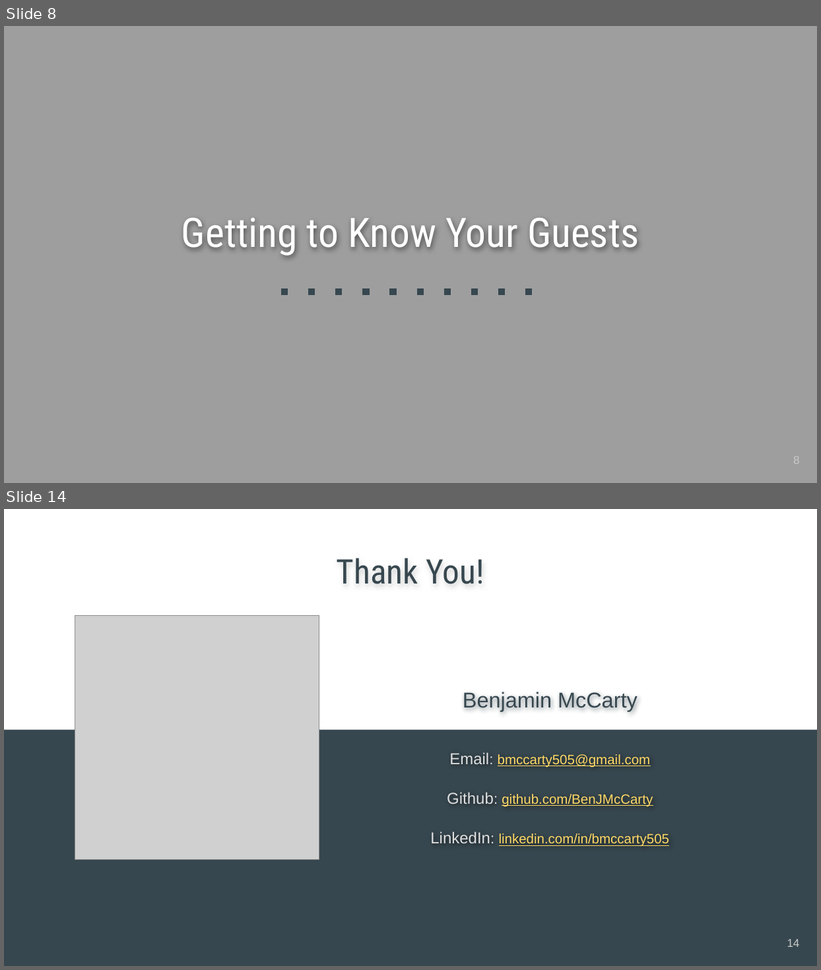
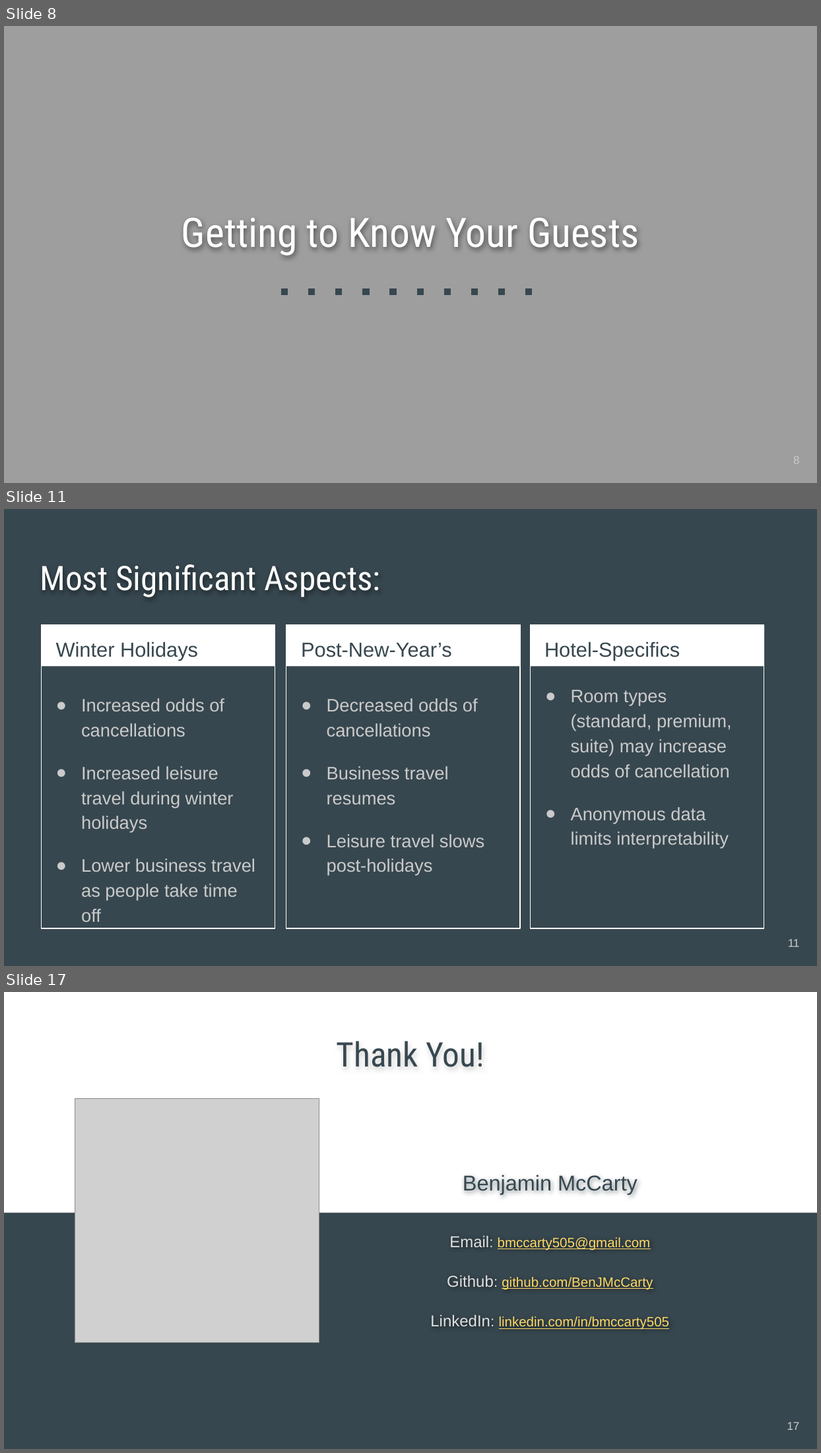
Before and after one commit to BenJMcCarty/Hotel_Cancel_Culture, a slide deck: Hotel_Cancel_Culture_Presentation.pptx. Shown one above the other, each under a label of ours: slides 8 and 14 before the commit, slides 8, 11 and 17 after it; the slides between them are not shown. The pictures are 821x970 and 821x1453 pixels, drawn with LibreOffice and Linux fonts; fonts in the diff are those of the drawing; grey boxes stand for pictures. Boxes give left, top, right and bottom in pixels: in the first picture for what was removed or moved away, otherwise in the second. Text is boxed around its words. In the diff, an @@ line names an element or a change of style, - is before the commit and + after.

```diff
--- a/Hotel_Cancel_Culture_Presentation.pptx
+++ b/Hotel_Cancel_Culture_Presentation.pptx
@@ slide 11 added at (x1=4, y1=509, x2=817, y2=966), background #37474F @@
@@ title added at (x1=40, y1=564, x2=380, y2=597), 30 pt, text #FFFFFF @@
+Most Significant Aspects:
@@ rectangle added at (x1=42, y1=625, x2=275, y2=667), fill #FFFFFF @@
@@ rectangle added at (x1=42, y1=625, x2=275, y2=929), outline #FFFFFF 0.75 pt @@
@@ rectangle added at (x1=286, y1=625, x2=520, y2=667), fill #FFFFFF @@
@@ rectangle added at (x1=286, y1=625, x2=520, y2=929), outline #FFFFFF 0.75 pt @@
@@ rectangle added at (x1=530, y1=625, x2=764, y2=929), outline #FFFFFF 0.75 pt @@
@@ rectangle added at (x1=531, y1=625, x2=765, y2=667), fill #FFFFFF @@
@@ text added at (x1=56, y1=642, x2=198, y2=661), 18 pt, text #37474F @@
+Winter Holidays
@@ text added at (x1=301, y1=643, x2=452, y2=657), 18 pt, text #37474F @@
+Post-New-Year’s
@@ text added at (x1=545, y1=642, x2=680, y2=661), 18 pt, text #37474F @@
+Hotel-Specifics
@@ text added at (x1=81, y1=698, x2=255, y2=901), 16 pt, text #CACACA @@
+● Increased odds of cancellations
+● Increased leisure travel during winter holidays
+● Lower business travel as people take time off
@@ text added at (x1=327, y1=698, x2=484, y2=876), 16 pt, text #CACACA @@
+● Decreased odds of cancellations
+● Business travel resumes
+● Leisure travel slows post-holidays
@@ text added at (x1=571, y1=690, x2=732, y2=849), 16 pt, text #CACACA @@
+● Room types (standard, premium, suite) may increase odds of cancellation
+● Anonymous data limits interpretability
@@ page number added at (x1=788, y1=939, x2=800, y2=947), 10 pt, text #CACACA @@
+11
@@ what was slide 14 is now slide 17 @@
@@ page number at (x1=787, y1=1422, x2=800, y2=1430): text changed @@
-14
+17
```
Also in this commit, not shown: 4 slides changed, 5 other slides added, 3 slides removed, 8 other files.
